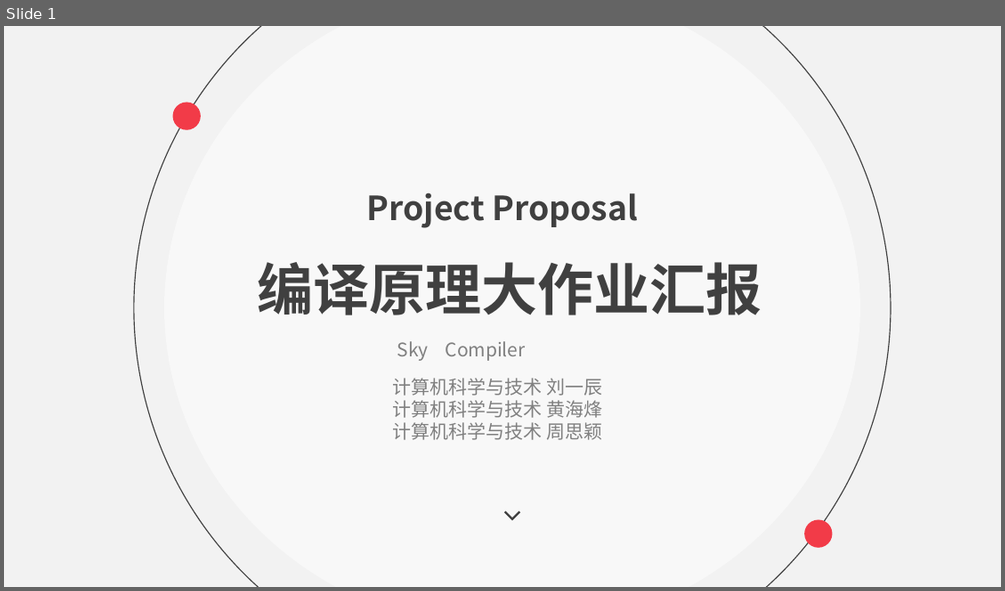
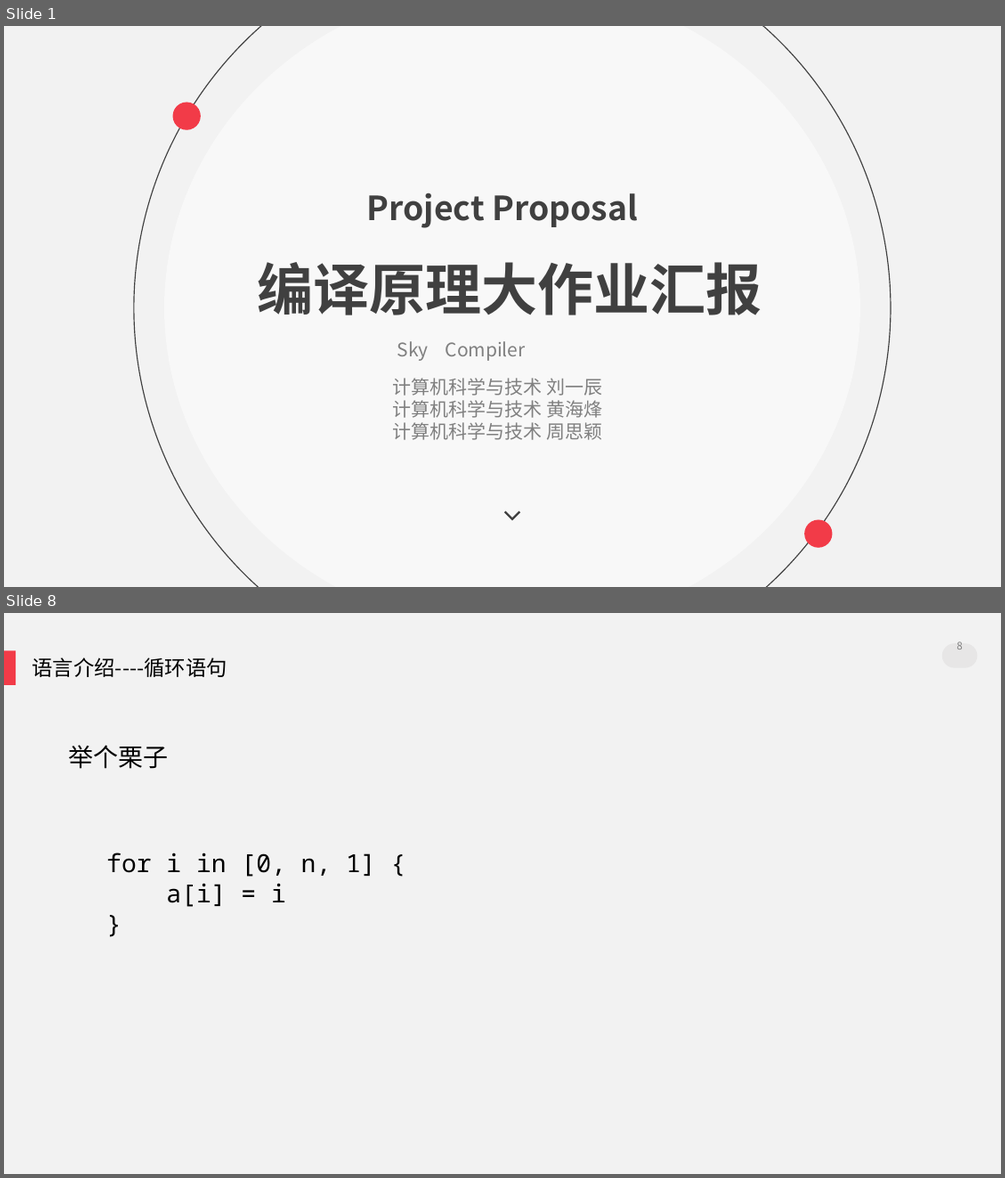
Before and after one commit to Skyminers/SkyCompiler, a slide deck: doc/SkyCompiler.pptx. Shown one above the other, each under a label of ours: slide 1 before the commit, slides 1 and 8 after it; the slides between them are not shown. The pictures are 1005x591 and 1005x1178 pixels, drawn with LibreOffice and Linux fonts; fonts in the diff are those of the drawing. Boxes give left, top, right and bottom in pixels: in the first picture for what was removed or moved away, otherwise in the second. Text is boxed around its words. In the diff, an @@ line names an element or a change of style, - is before the commit and + after.

```diff
--- a/doc/SkyCompiler.pptx
+++ b/doc/SkyCompiler.pptx
@@ slide 8 added at <box>4,613,1001,1174</box>, background #F2F2F2 @@
@@ rounded rectangle added at <box>4,651,16,686</box>, fill #F23B48 @@
@@ text added at <box>32,657,226,677</box>, 20 pt, text #000000 @@
+语言介绍----循环语句
@@ rounded rectangle added at <box>942,643,978,668</box>, fill #E7E6E6 @@
@@ page number added at <box>956,641,962,649</box>, 10 pt, text #808080 @@
+8
@@ text added at <box>69,745,169,769</box>, 24 pt, text #000000 @@
+举个栗子
@@ text added at <box>106,852,376,907</box>, 24 pt, text #000000 @@
+for i in [0, n, 1] {
+a[i] = i
+}
```
Also in this commit, not shown: 4 slides changed, 8 other slides added, 2 slides removed, 1 other file.
